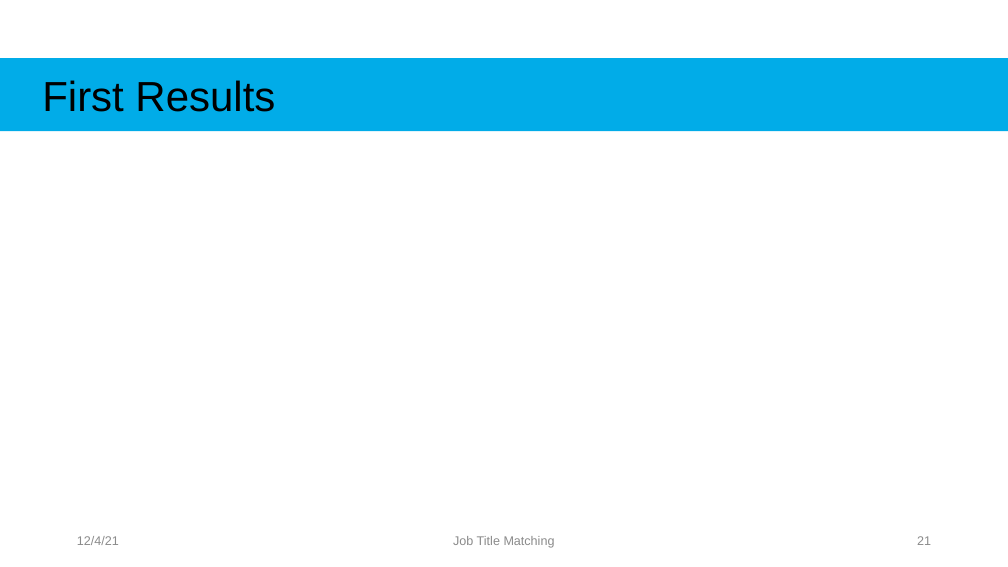
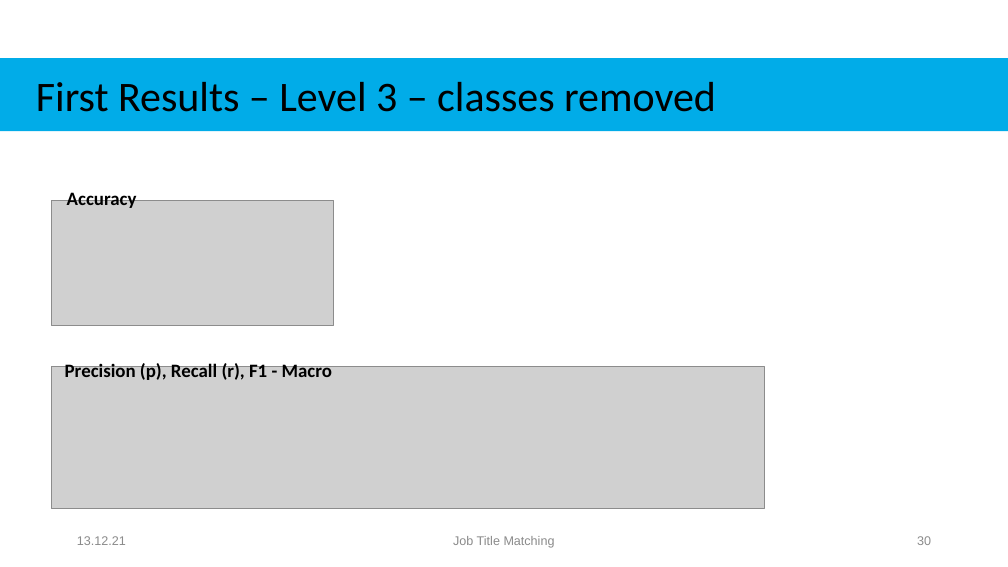
Before and after one commit to Rahkakavee/job-title-matching, a slide deck: slide 30 of presentation/Kolloquium.pptx (slide 21 before the commit). Drawn at 1008x567 pixels with LibreOffice and Linux fonts; fonts in the diff are those of the drawing; grey boxes stand for pictures. Boxes give left, top, right and bottom in pixels: in the first picture for what was removed or moved away, otherwise in the second. Text is boxed around its words. In the diff, an @@ line names an element or a change of style, - is before the commit and + after.

Commit message:
add presentation

```diff
--- a/presentation/Kolloquium.pptx
+++ b/presentation/Kolloquium.pptx
@@ text in rectangle at bbox=[36, 82, 716, 112]: text changed; font Arial to Calibri @@
-First Results
+First Results – Level 3 – classes removed
@@ picture added at bbox=[51, 200, 334, 325] @@
@@ text added at bbox=[67, 189, 137, 208], 18 pt, text #000000, bold @@
+Accuracy
@@ picture added at bbox=[51, 367, 765, 509] @@
@@ text added at bbox=[65, 361, 332, 380], 18 pt, text #000000, bold @@
+Precision (p), Recall (r), F1 - Macro
@@ text at bbox=[77, 536, 126, 545]: text changed @@
-12/4/21
+13.12.21
@@ page number at bbox=[917, 536, 931, 545]: text changed @@
-21
+30
```
Also in this commit, not shown: 23 other slides changed, 9 slides added, 1 slide removed, 2 other files.
